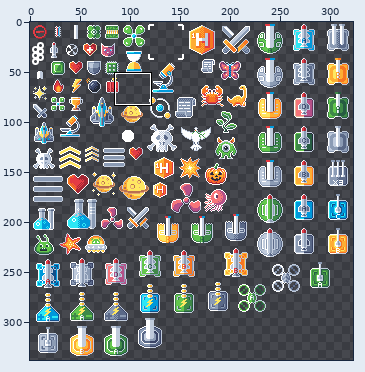
Two versions of one sprite sheet, packages/client/public/pixel.png. The first picture is a wide view before the edit; the outline marks the close-up.
Close-up. First the earlier version:
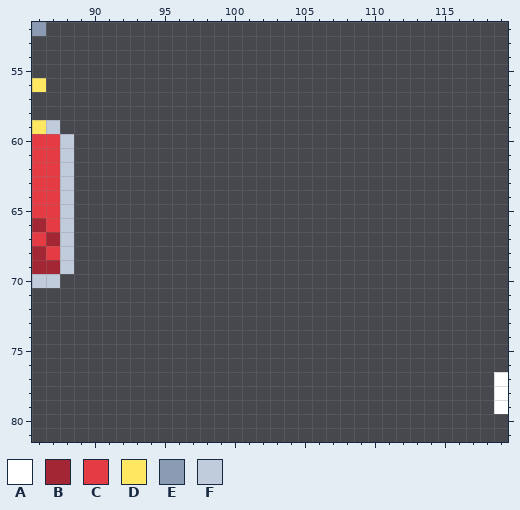
The file is 312x337 pixels. Colours within 5 levels of each other are drawn and written as one. Shown: x 86..119, y 52..81. The old version is drawn lined up with the new one. The wide view leaves out empty margins. The commit also changed other parts of the picture, which this record leaves out.
Palette (. is transparent): A #ffffff  B #a22633  C #e43b44  D #fee761  E #8b9bb4  F #c0cbdc
Pixels before, first column x 86:
52 E.................................
53 ..................................
54 ..................................
55 ..................................
56 D.................................
57 ..................................
58 ..................................
59 DF................................
60 CCF...............................
61 CCF...............................
62 CCF...............................
63 CCF...............................
64 CCF...............................
65 CCF...............................
66 BCF...............................
67 CBF...............................
68 BCF...............................
69 BBF...............................
70 FF................................
71 ..................................
72 ..................................
73 ..................................
74 ..................................
75 ..................................
76 ..................................
77 .................................A
78 .................................A
79 .................................A
After the commit:
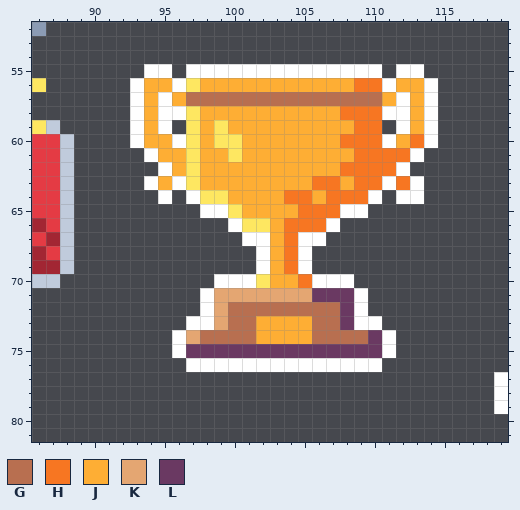
Colours new in this view: G #b86f50  H #f77622  J #feae34  K #e4a672  L #6a3962
Changes in this commit:
canvas 312x337 -> 326x339; drawings rearranged on the sheet (the old picture shows each at its new place; 1 dropped ones are not shown)
Changed rows in their new state; - is an unchanged pixel.
first column x 93:
55 -AA-AAAAAAAAAAAAAA-AA-
56 AJJADJJJJJJJJJJJHHAJJA
57 AJAJGGGGGGGGGGGGGGJAJA
58 AJAADJJJJJJJJJJHHHAAJA
59 AJA-DJDJJJJJJJJJHH-AJA
60 AJJADJDDJJJJJJJHHHAJHA
61 -AJJDJJDJJJJJJJJHHHHA-
62 --AJDJJJJJJJJJJHHHHA--
63 -AJADJJJJJJJJHHJHHAHA-
64 --A-ADDJJJJHHJHHHA-AA-
65 -----AADJJJJHHHAA-----
66 -------ADDJHHHA-------
67 --------AAJHAA--------
68 ---------AJHA---------
69 ---------AJHA---------
70 ------AAADJJHAAA------
71 -----AKKKKKKKLLLA-----
72 -----AKGGGGGGGGLA-----
73 ----AAKGGJJJJGGLAA----
74 ---AKGGGGJJJJGGGGLA---
75 ---ALLLLLLLLLLLLLLA---
76 ----AAAAAAAAAAAAAA----
Pixel boxes of the changes (left, top, right, bottom) in both close-ups:
added: (130, 64, 438, 372)
